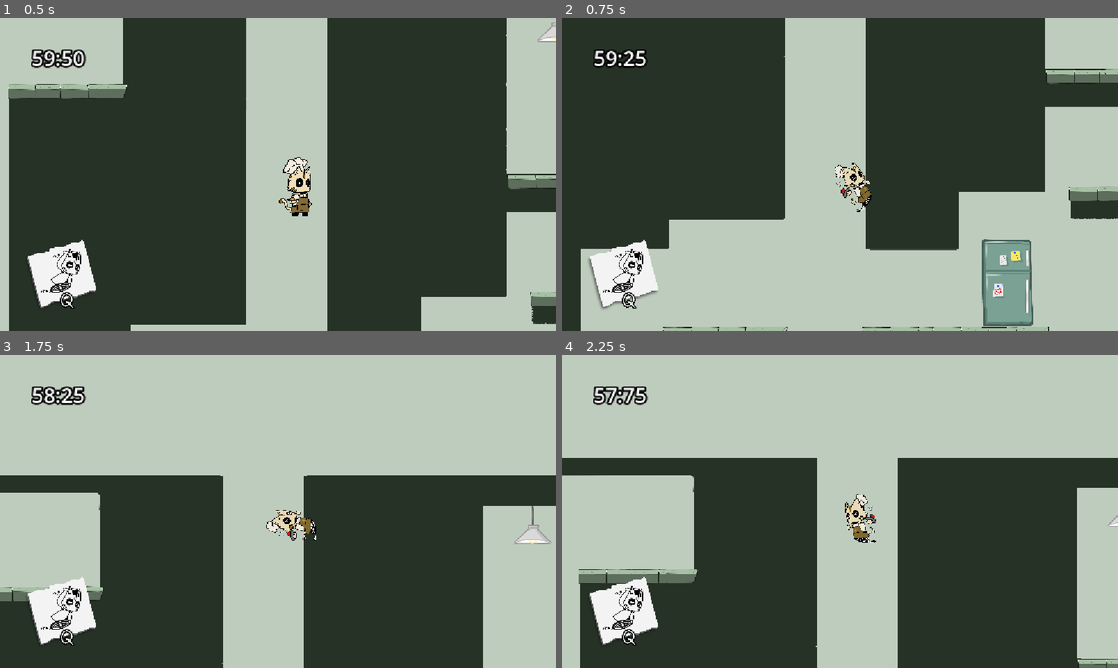
Above: before the commit, frames 1-4 (two rows, left to right).
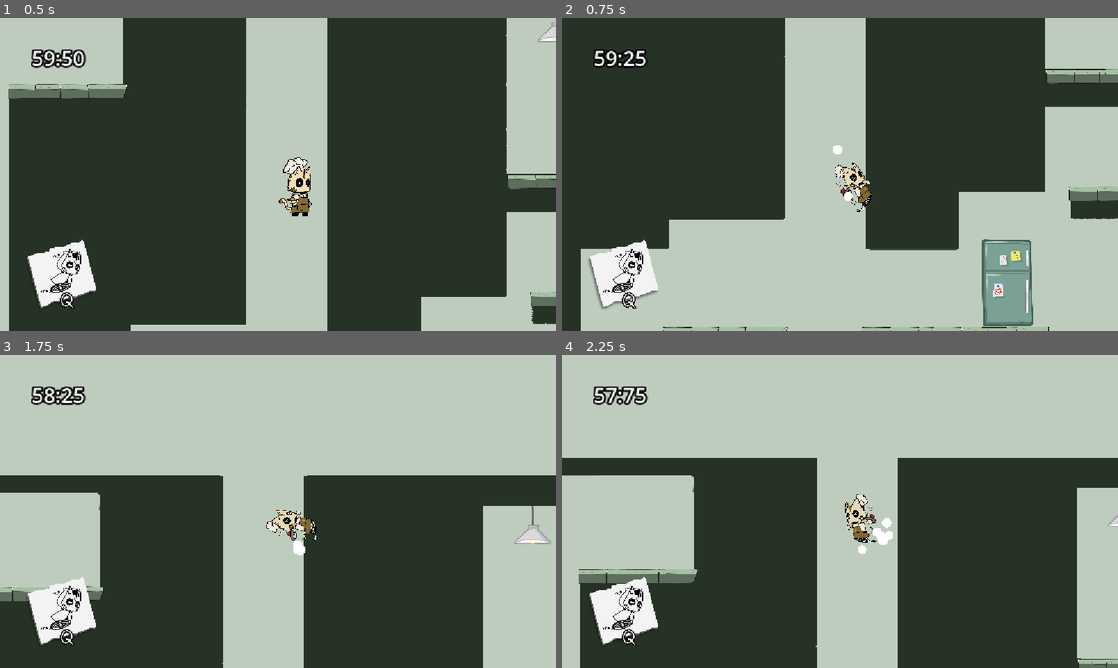
Above: after the commit, the same moments.

Repository: misaereal/OnlyTimeWillKillYou
Game: Godot game, scene res://Scenes/level_1.tscn
The game is run twice, just before and just after one commit, with the same random seed, the same clock (stepped at 60 frames per second) and the same inputs.
Inputs:
- Up to frame 1 (0.5 s): no input
- Up to frame 2 (0.75 s): hold D (move_right) from 0.53 s (still down); tap J (attack) at 0.6 s
- Up to frame 3 (1.75 s): keep holding D (move_right); tap W (jump) at 0.77, 1.52 s; tap E (interact) at 1.35 s
- Up to frame 4 (2.25 s): release D (move_right) at 2.03 s; hold A (move_left) from 2.03 s (still down); tap J (attack) at 2.1 s

Frame 1 is identical in both runs. In frame 2, less than 0.1% of the frame differs, in the area x 48-53%, y 40-59%; in frame 3, less than 0.1%; in frame 4, 0.2%, in the area x 53-60%, y 52-64%.

Commit message:
particles

Diff:
--- a/Assets/Scripts/Movement.gd
+++ b/Assets/Scripts/Movement.gd
@@ -5,7 +5,12 @@
 @export var acceleration: float = 4000.0
 @export var friction: float = 5000.0
 @export var air_control_multiplier: float = 0.8
-@onready var run_particles: GPUParticles2D = get_node_or_null("HitParticles")
+
+
+@onready var run_particles: GPUParticles2D = get_node_or_null("HitParticles/GPUParticles2D")
+@export var particle_min_distance: float = 8.0
+
+var _last_particle_position: Vector2
 
 @export_category("Wall Climb")
 @export var wall_run_min_speed: float = 400.0     # vitesse mini au sol pour déclencher
@@ -47,6 +52,9 @@
 
 signal jumped
 signal landed
+
+
+
 
 func _physics_process(delta: float) -> void:
 	_handle_timers(delta)
@@ -181,7 +189,8 @@
 			animated_sprite.play("idle")
 
 	if run_particles:
-		run_particles.emitting = (_wall_run_active or is_moving) and is_on_floor()
+		run_particles.emitting = is_moving
+
 func _handle_attack(delta: float) -> void:
 	_attack_cooldown_timer = max(_attack_cooldown_timer - delta, 0.0)
 
--- /dev/null
+++ b/Scenes/TrailParticles.gd
@@ -0,0 +1,29 @@
+extends Node2D
+
+@onready var particles: GPUParticles2D = $GPUParticles2D
+
+@export var min_distance: float = 8.0
+@export var min_speed: float = 30.0
+
+var player: Node2D
+var last_emit_position: Vector2
+var last_player_position: Vector2
+
+func _ready() -> void:
+	player = get_parent()  # marche si TrailParticles est instanciée en enfant direct du Player
+	particles.emitting = false
+	particles.one_shot = true
+	last_emit_position = player.global_position
+	last_player_position = player.global_position
+
+func _physics_process(delta: float) -> void:
+	var current_pos := player.global_position
+	var speed := current_pos.distance_to(last_player_position) / delta
+	last_player_position = current_pos
+
+	if speed < min_speed:
+		return
+
+	if current_pos.distance_to(last_emit_position) >= min_distance:
+		last_emit_position = current_pos
+		particles.restart()
--- /dev/null
+++ b/Scenes/TrailParticles.tscn
@@ -0,0 +1,20 @@
+[gd_scene format=3 uid="uid://ceeapr4jgqd7a"]
+
+[ext_resource type="Texture2D" uid="uid://cus5biohygytp" path="res://Assets/Images/UI/boule.png" id="1_3f0ox"]
+
+[sub_resource type="ParticleProcessMaterial" id="ParticleProcessMaterial_uj04i"]
+particle_flag_disable_z = true
+spread = 49.426
+initial_velocity_min = 37.02
+initial_velocity_max = 80.0
+scale_min = 0.099999994
+scale_max = 0.14999999
+
+[node name="TrailParticles" type="Node2D" unique_id=1570896762]
+rotation = 3.185226
+
+[node name="GPUParticles2D" type="GPUParticles2D" parent="." unique_id=2115945305]
+emitting = false
+texture = ExtResource("1_3f0ox")
+speed_scale = 1.5
+process_material = SubResource("ParticleProcessMaterial_uj04i")
--- a/Scenes/hit_particles.tscn
+++ /dev/null
@@ -1,21 +0,0 @@
-[gd_scene format=3 uid="uid://ceeapr4jgqd7a"]
-
-[ext_resource type="Texture2D" uid="uid://cus5biohygytp" path="res://Assets/Images/UI/boule.png" id="1_4psj7"]
-[ext_resource type="Script" uid="uid://ba8iem55no8im" path="res://hit_particles.gd" id="1_aojat"]
-
-[sub_resource type="ParticleProcessMaterial" id="ParticleProcessMaterial_26wnh"]
-particle_flag_disable_z = true
-radial_velocity_min = 210.51997
-radial_velocity_max = 210.51997
-gravity = Vector3(0, 98, 0)
-scale_min = 0.099999994
-scale_max = 0.099999994
-color = Color(0.851769, 0.8517689, 0.85176885, 1)
-
-[node name="RunParticles" type="GPUParticles2D" unique_id=1994996008]
-scale = Vector2(0.1, 0.1)
-amount_ratio = 0.7571
-sub_emitter = NodePath(".")
-texture = ExtResource("1_4psj7")
-process_material = SubResource("ParticleProcessMaterial_26wnh")
-script = ExtResource("1_aojat")
--- a/Scenes/player.tscn
+++ b/Scenes/player.tscn
@@ -11,7 +11,7 @@
 [ext_resource type="Texture2D" uid="uid://c0tr6ebsrtq7" path="res://Assets/Images/Sprites/cat_running0004.png" id="9_7dp3o"]
 [ext_resource type="Texture2D" uid="uid://c8sixub2xhf4f" path="res://Assets/Images/Sprites/cat_running0003.png" id="10_h4iuc"]
 [ext_resource type="Texture2D" uid="uid://5vttyphnlmni" path="res://Assets/Images/Sprites/cat_running0005.png" id="11_fd4e3"]
-[ext_resource type="PackedScene" uid="uid://ceeapr4jgqd7a" path="res://Scenes/hit_particles.tscn" id="12_pu2lt"]
+[ext_resource type="PackedScene" uid="uid://ceeapr4jgqd7a" path="res://Scenes/TrailParticles.tscn" id="12_pu2lt"]
 
 [sub_resource type="CapsuleShape2D" id="CapsuleShape2D_fkybt"]
 height = 122.85731
@@ -113,3 +113,4 @@
 shape = SubResource("RectangleShape2D_uj04i")
 
 [node name="HitParticles" parent="." unique_id=1994996008 instance=ExtResource("12_pu2lt")]
+position = Vector2(49.999996, 82.85714)
Not shown, added: Scenes/TrailParticles.gd.uid
